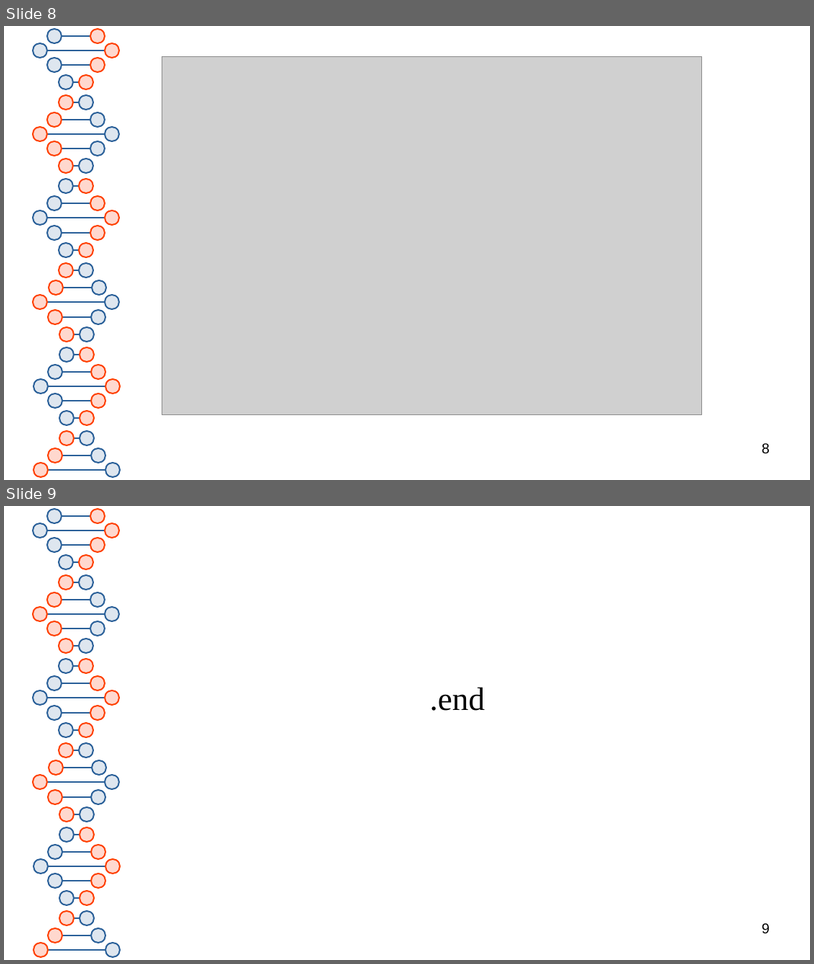
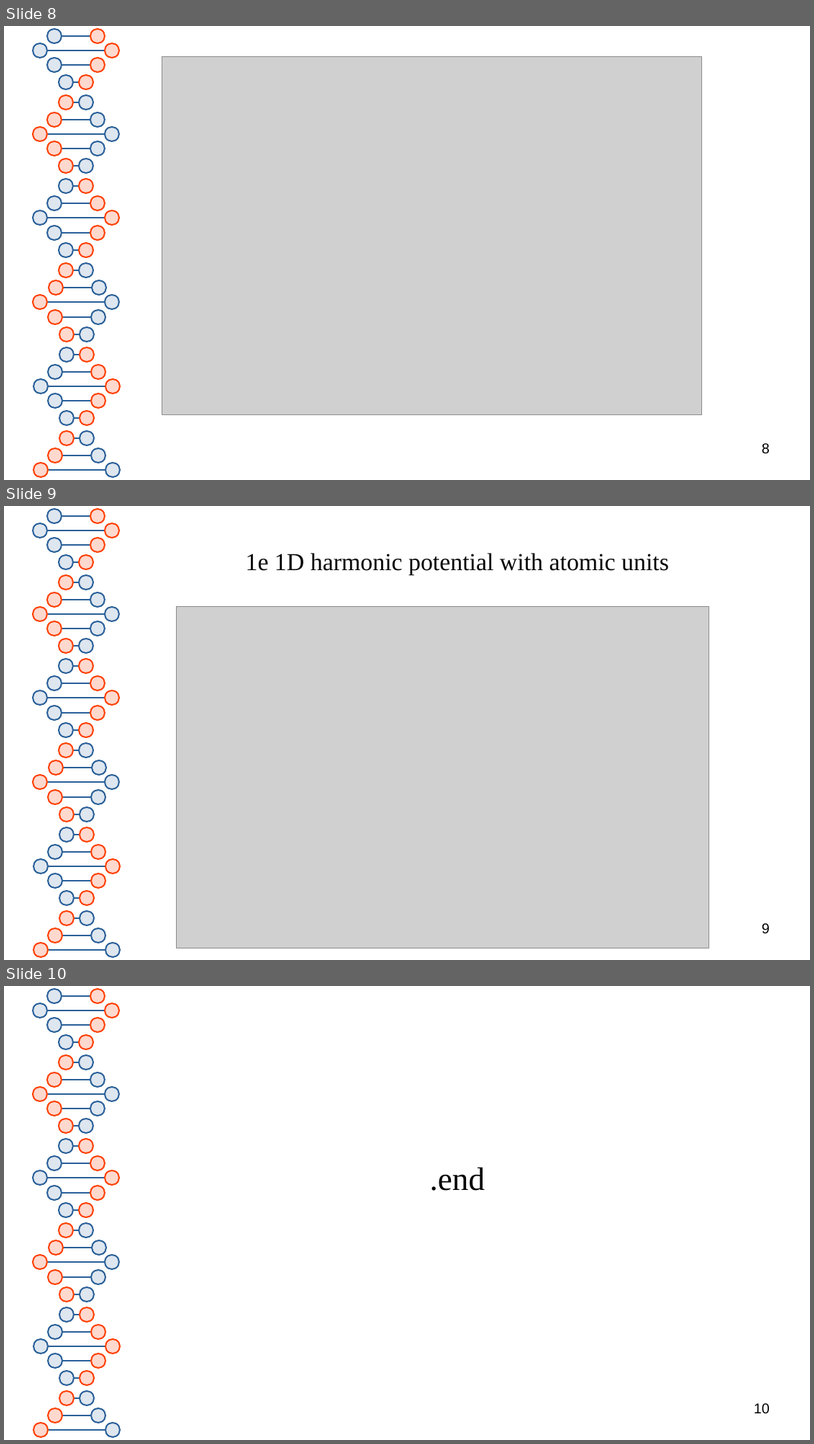
Before and after one commit to thash-jkr/Schrodinger-PINN, a slide deck: meeting/presentation-4_17-03-2025.odp. Shown one above the other, each under a label of ours: slides 8 and 9 before the commit, slides 8, 9 and 10 after it. The pictures are 814x964 and 814x1444 pixels, drawn with LibreOffice and Linux fonts; fonts in the diff are those of the drawing; grey boxes stand for pictures. Boxes give left, top, right and bottom in pixels: in the first picture for what was removed or moved away, otherwise in the second. Text is boxed around its words. In the diff, an @@ line names an element or a change of style, - is before the commit and + after.

Commit message:
Commit for date 17/03/2025

```diff
--- a/meeting/presentation-4_17-03-2025.odp
+++ b/meeting/presentation-4_17-03-2025.odp
@@ slide 9 added at (4,506,810,960), background #FFFFFF; not listed: 81 template elements that a slide beside it also shows @@
@@ title added at (246,553,669,574), 24 pt, text #050505 @@
+1e 1D harmonic potential with atomic units
@@ picture added at (177,607,710,948) @@
@@ page number added at (762,923,770,933), 14 pt, text #000000 @@
+9
@@ what was slide 9 is now slide 10 @@
@@ page number at (754,1403,770,1414): text changed @@
-9
+10
```
